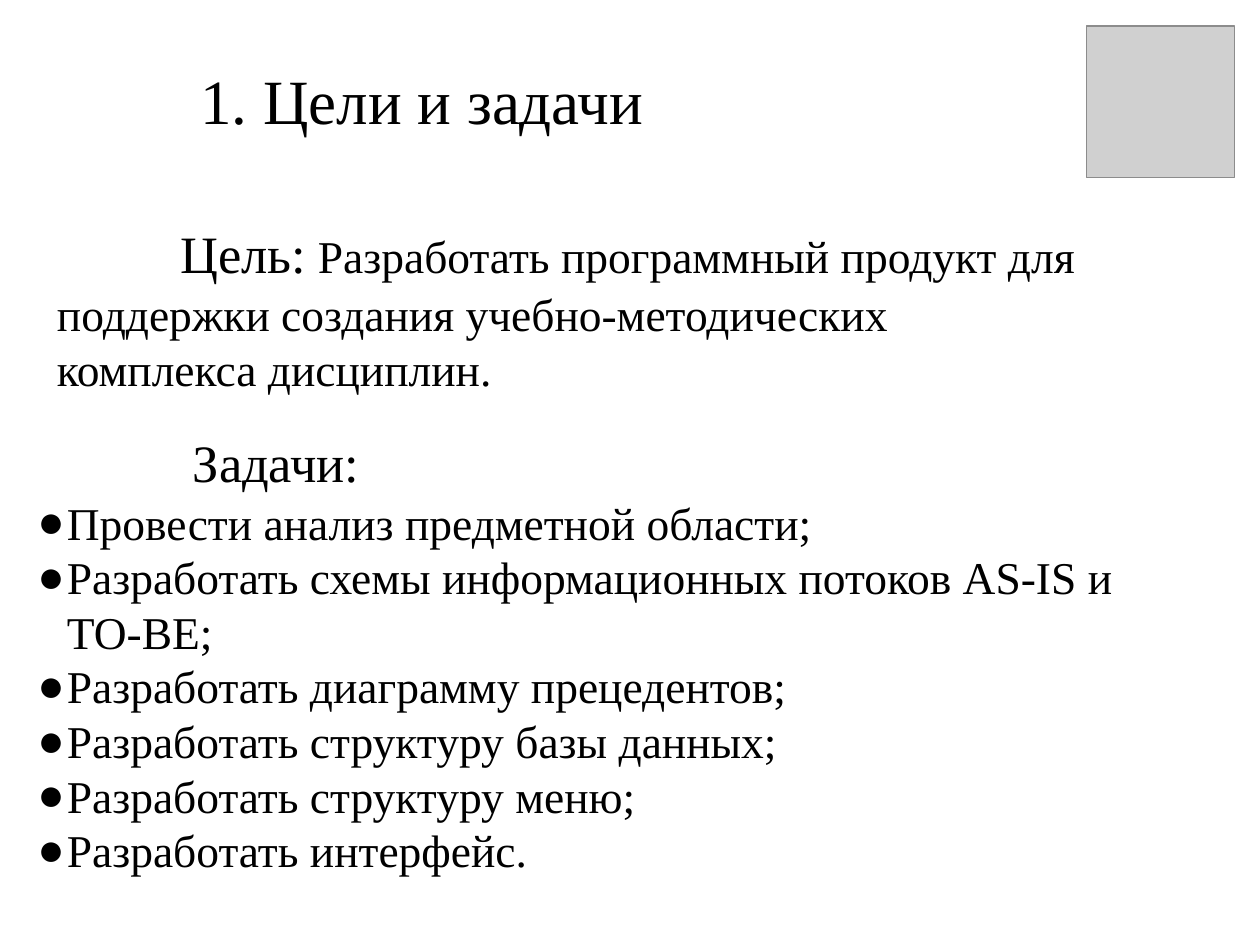
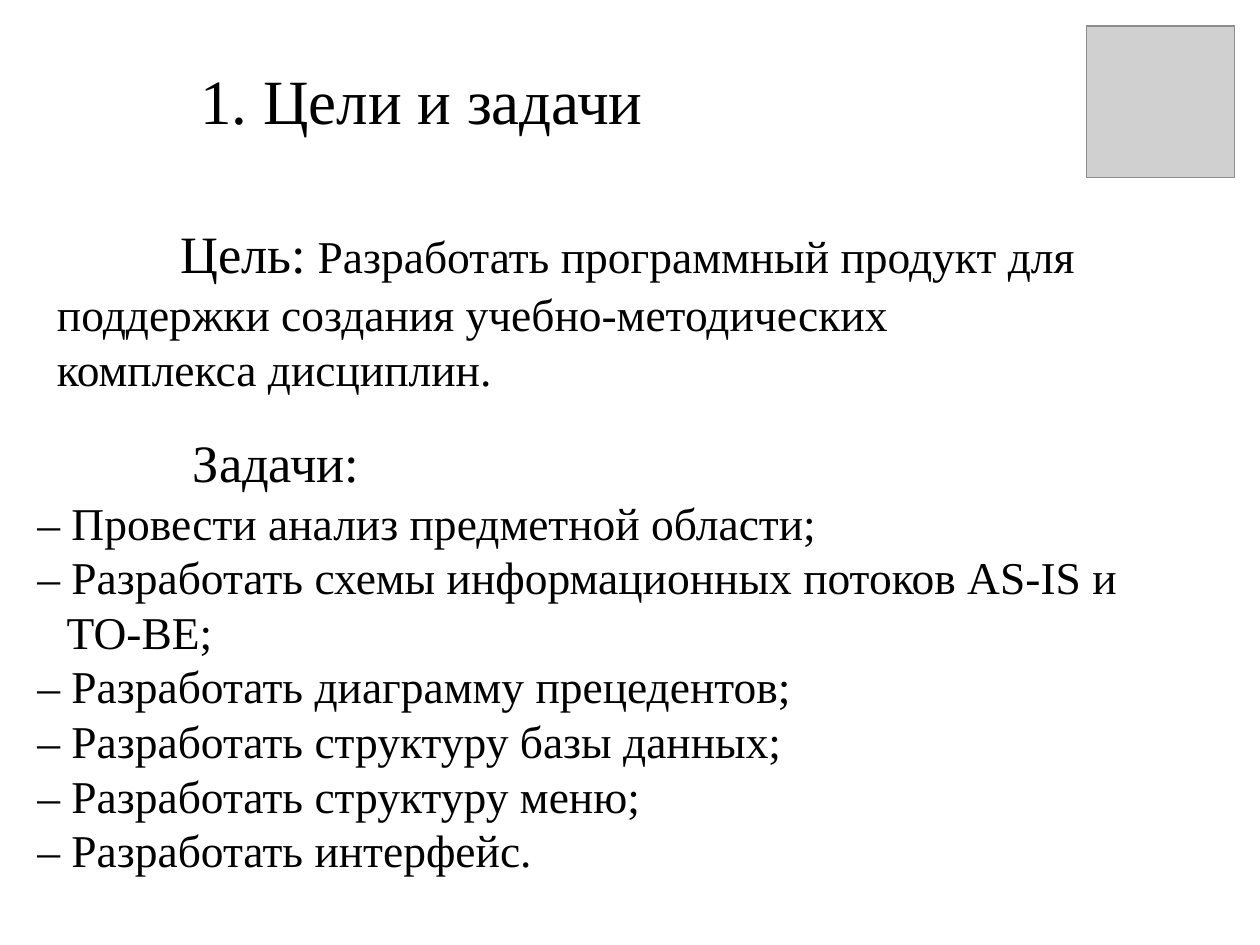
Before and after one commit to Zakycka163/MyProg, a slide deck: slide 2 of 0_Documents_for_ВКР/BKP/ПЗ к ВКР/6. Презентация для диплома.ppt. Drawn at 1260x945 pixels with LibreOffice and Linux fonts; fonts in the diff are those of the drawing; grey boxes stand for pictures. Boxes give left, top, right and bottom in pixels: in the first picture for what was removed or moved away, otherwise in the second. Text is boxed around its words. In the diff, an @@ line names an element or a change of style, - is before the commit and + after.

```diff
--- a/0_Documents_for_ВКР/BKP/ПЗ к ВКР/6. Презентация для диплома.ppt
+++ b/0_Documents_for_ВКР/BKP/ПЗ к ВКР/6. Презентация для диплома.ppt
@@ text at bbox=[67, 507, 1116, 876]: text changed @@
-● Провести анализ предметной области;
-● Разработать схемы информационных потоков AS-IS и TO-BE;
-● Разработать диаграмму прецедентов;
-● Разработать структуру базы данных;
-● Разработать структуру меню;
-● Разработать интерфейс.
+– Провести анализ предметной области;
+– Разработать схемы информационных потоков AS-IS и TO-BE;
+– Разработать диаграмму прецедентов;
+– Разработать структуру базы данных;
+– Разработать структуру меню;
+– Разработать интерфейс.
```
Also in this commit, not shown: 2 other slides changed, 30 other files.
